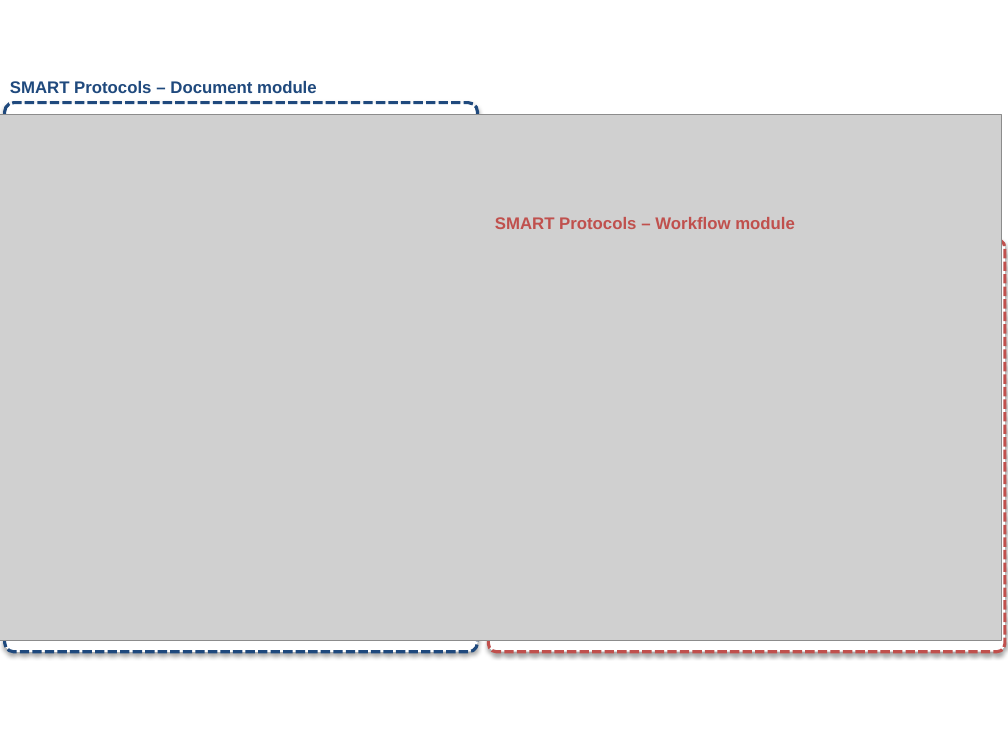
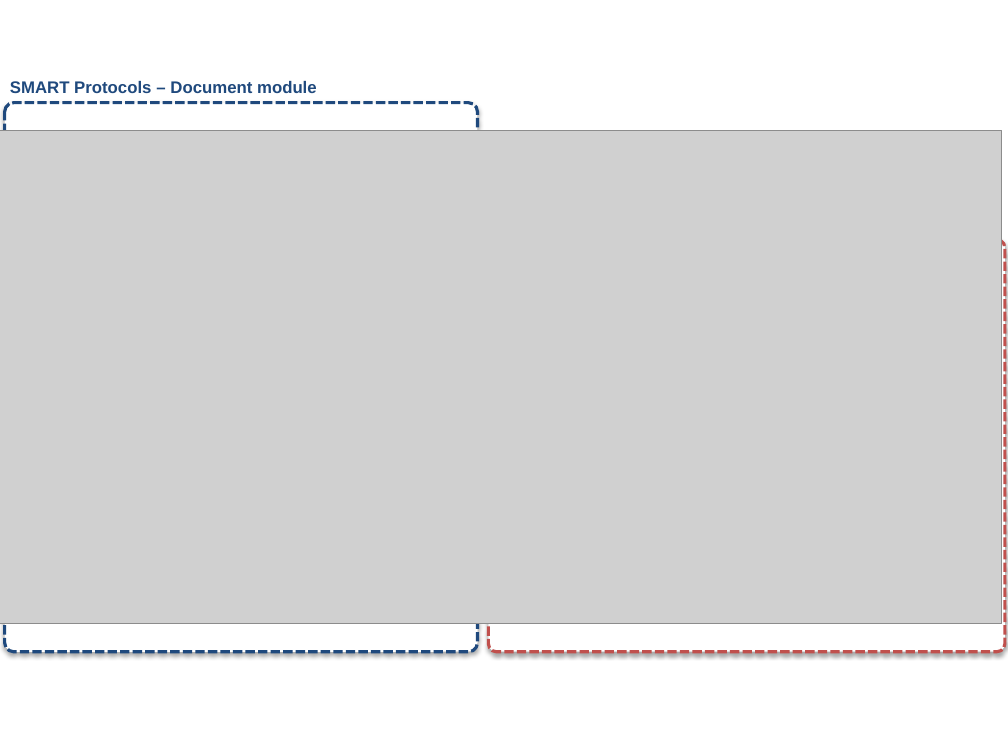
Before and after one commit to SMARTProtocols/SMARTProtocols.github.io, a slide deck: slide 1 of sp_ontology_v4.0/imagenes_indexV4.0/figure1.pptx. Drawn at 1008x756 pixels with LibreOffice and Linux fonts; fonts in the diff are those of the drawing; grey boxes stand for pictures. Boxes give left, top, right and bottom in pixels: in the first picture for what was removed or moved away, otherwise in the second. Text is boxed around its words. In the diff, an @@ line names an element or a change of style, - is before the commit and + after.

```diff
--- a/sp_ontology_v4.0/imagenes_indexV4.0/figure1.pptx
+++ b/sp_ontology_v4.0/imagenes_indexV4.0/figure1.pptx
@@ picture: place and size @@
-picture at (0,115,1002,640)
+picture at (0,130,1002,624)
@@ text removed at (495,217,795,229) @@
-SMART Protocols – Workflow module
```
Also in this commit, not shown: 14 other files.
